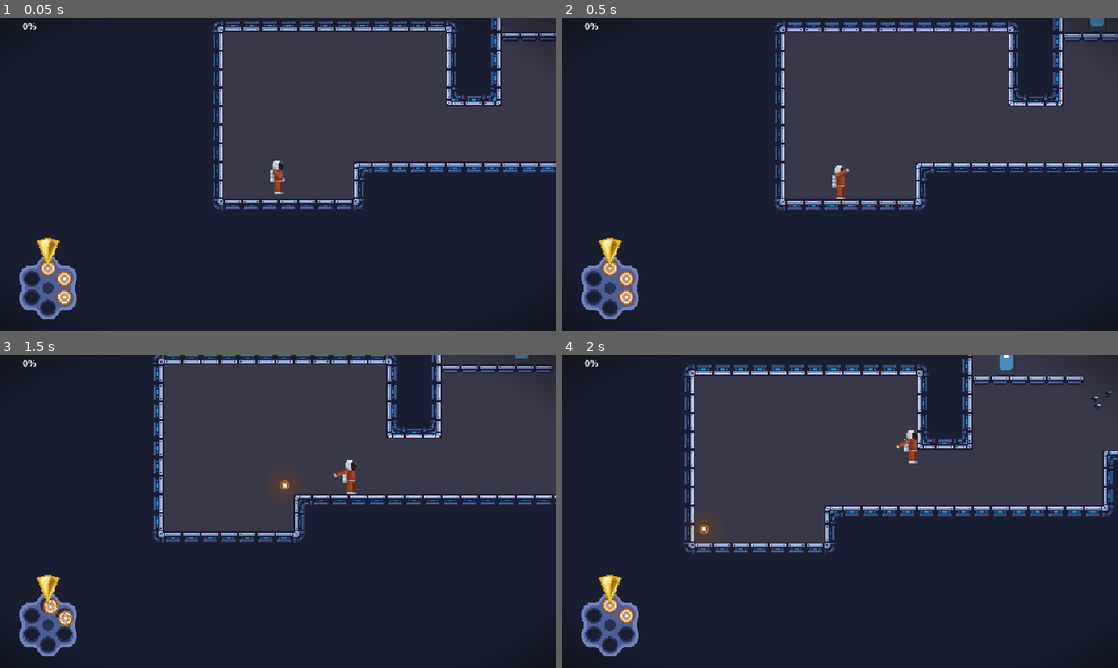
Above: before the commit, frames 1-4 (two rows, left to right).
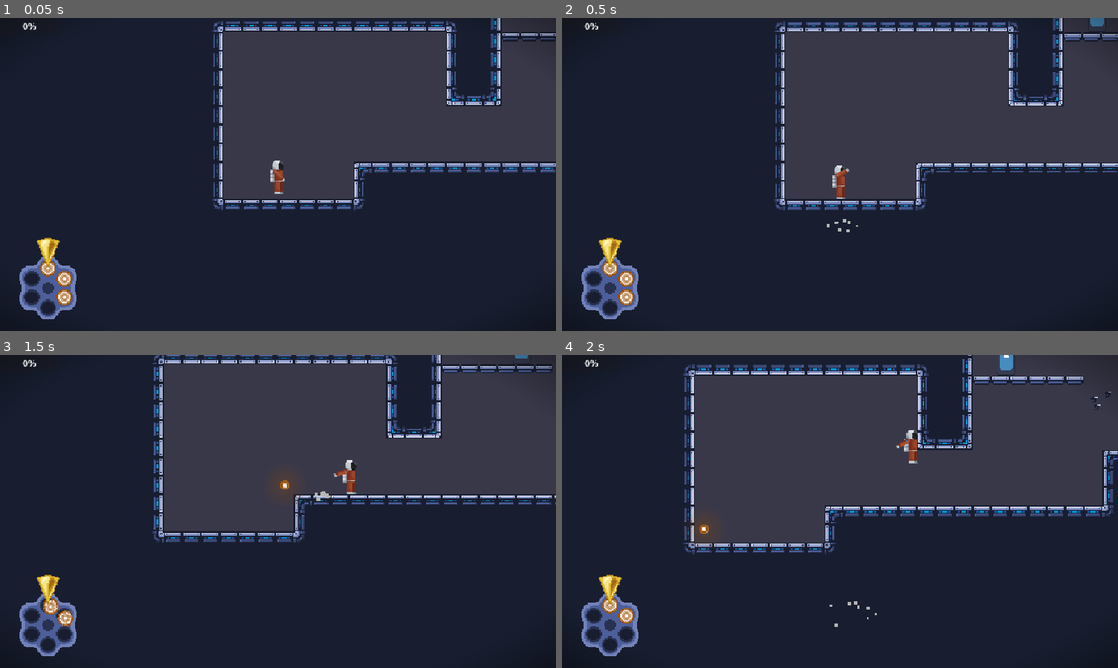
Above: after the commit, the same moments.

Repository: ygda-org/revolver
Game: Godot game, scene res://main/main.tscn
The game is run twice, just before and just after one commit, with the same random seed, the same clock (stepped at 60 frames per second) and the same inputs. The engine's default icon, where the game draws it, is replaced by a stand-in: a white triangle on a blue panel in a dark square. Sound files missing from this copy of the repository are replaced by a short silence.
Inputs (mouse positions are in pixels of both pictures, inside the frame that each line leads up to):
- Up to frame 1 (0.05 s): no input
- Up to frame 2 (0.5 s): no input
- Up to frame 3 (1.5 s): tap Enter (ui_accept) at 0.5 s; move the mouse to (400, 495) at 0.52 s; hold S (drop) 0.53-1.28 s; hold D (right) from 0.53 s (still down); tap Space (jump) at 0.77 s; move the mouse to (166, 527) at 1.27 s; click (166, 527) at 1.35 s
- Up to frame 4 (2 s): keep holding D (right); tap Space (jump) at 1.52 s

Frame 1 is identical in both runs. In frame 2, less than 0.1% of the frame differs, in the area x 47-54%, y 64-69%; in frame 3, less than 0.1%; in frame 4, less than 0.1%, in the area x 48-57%, y 78-87%.

Commit message:
particles

Diff:
--- a/player/player.gd
+++ b/player/player.gd
@@ -27,6 +27,7 @@
 @onready var parry_hitbox = $CenterArmPivot/Arm/ParryHitbox
 @onready var arm = $CenterArmPivot/Arm
 @onready var shot_position = $CenterArmPivot/Arm/BarrelPosition
+
 
 var health: int = 2
 
@@ -58,9 +59,10 @@
 		velocity.y += GRAVITY * grav_mult * delta
 	else:
 		$CoyoteTime.start()
-		if was_in_air_last_frame:
+		if was_in_air_last_frame: # just hits ground
 			was_in_air_last_frame = false
 			Sfx.play(Sfx.Labels.LAND_METAL)
+			$GroundParticles.emitting = true;
 		if velocity.x and $FootstepTimer.is_stopped():
 			_on_footstep_timer_timeout()
 	if Input.is_action_just_pressed("jump"):
--- a/player/player.tscn
+++ b/player/player.tscn
@@ -153,6 +153,19 @@
 wait_time = 0.5
 one_shot = true
 
+[node name="GroundParticles" type="CPUParticles2D" parent="." unique_id=944127101]
+position = Vector2(0, 16)
+emitting = false
+one_shot = true
+explosiveness = 1.0
+direction = Vector2(0, -1)
+gravity = Vector2(0, 500)
+initial_velocity_min = 29.76
+initial_velocity_max = 56.94
+scale_amount_min = 2.0
+scale_amount_max = 3.0
+color = Color(0.7121294, 0.7121294, 0.71212935, 1)
+
 [connection signal="area_entered" from="CenterArmPivot/Arm/ParryHitbox" to="." method="_on_parry_hitbox_area_entered"]
 [connection signal="body_entered" from="CenterArmPivot/Arm/ParryHitbox" to="." method="_on_parry_hitbox_body_entered"]
 [connection signal="timeout" from="ReloadTimer" to="." method="_on_reload_timer_timeout"]
